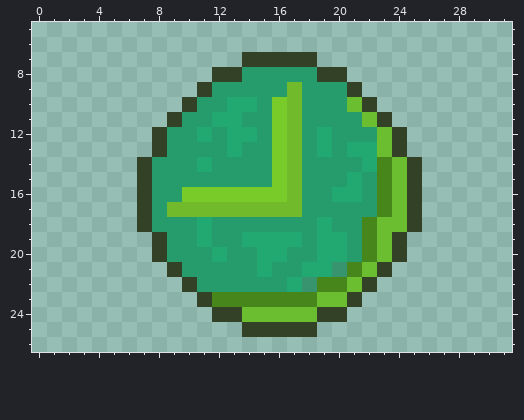
Edited in one commit: pixel-art sprite (files/favicon.png). That is the earlier state.
Colours within 5 levels of each other are drawn and written as one. Shown: x 0..31, y 5..26.
And afterwards:
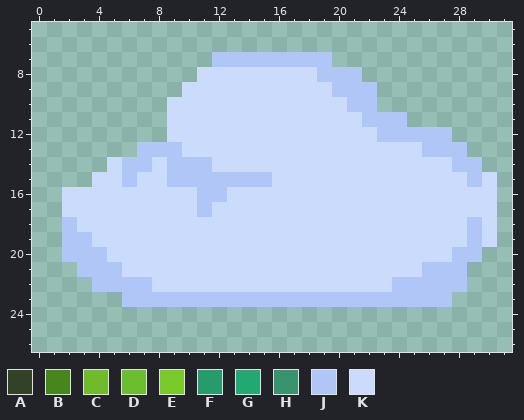
Palette (. is transparent): A #334126  B #47861b  C #71ba2b  D #6abe30  E #79cb29  F #269c6c  G #22a972  H #37946e  J #afc6f6  K #cbdbfc
From old to new:
file 1024x1024 -> 320x320 pixels (blocks of 32x32 -> 10x10; one block is one cell here)
@@ x 0..31 @@
  6 ................................
- 7 ..............AAAAA.............
- 8 ............AAFFFFFAA...........
- 9 ...........AFFFFFCFFFA..........
-10 ..........AFFGGFECFFFDA.........
-11 .........AFFGGFFECFFFFDA........
-12 ........AFFGFGGFECFGFFFDA.......
-13 ........AFFFFGFFECFGFGGDA.......
-14 .......AFFFGFFFFECFFFFGBDA......
-15 .......AFFFFFFFFECFFFGFBDA......
-16 .......AFFEEEEEEECFFGGFBDA......
-17 .......AFCCCCCCCCCFFFFFBDA......
-18 .......AFFFGFFFFFFFGFFBDDA......
-19 ........AFFGFFGGGGFGGFBDA.......
-20 ........AFFFGFFGGFFGGFBDA.......
-21 .........AFFFFFGFFGGHBDA........
-22 ..........AFFFFFFGHBBDA.........
-23 ...........ABBBBBBBDDA..........
-24 ............AADDDDDAA...........
-25 ..............AAAAA.............
+ 7 ............JJJJJJJJ............
+ 8 ...........KKKKKKKKJJJ..........
+ 9 ..........KKKKKKKKKKJJJ.........
+10 .........KKKKKKKKKKKKJJ.........
+11 .........KKKKKKKKKKKKKJJJ.......
+12 .........KKKKKKKKKKKKKKJJJJJ....
+13 .......JJJKKKKKKKKKKKKKKKKJJJ...
+14 .....KJJKJJJKKKKKKKKKKKKKKKKJJ..
+15 ....KKJKKJJJJJJJKKKKKKKKKKKKKJK.
+16 ..KKKKKKKKKJJKKKKKKKKKKKKKKKKKK.
+17 ..KKKKKKKKKJKKKKKKKKKKKKKKKKKKK.
+18 ..JKKKKKKKKKKKKKKKKKKKKKKKKKKJK.
+19 ..JJKKKKKKKKKKKKKKKKKKKKKKKKKJK.
+20 ..JJJKKKKKKKKKKKKKKKKKKKKKKKJJ..
+21 ...JJJKKKKKKKKKKKKKKKKKKKKJJJ...
+22 ....JJJJKKKKKKKKKKKKKKKKJJJJJ...
+23 ......JJJJJJJJJJJJJJJJJJJJJJ....
+24 ................................
+25 ................................
 26 ................................
Changed places in both pictures, as pixel boxes (x1, y1, x2, y2):
changed: (62, 52, 497, 337)
